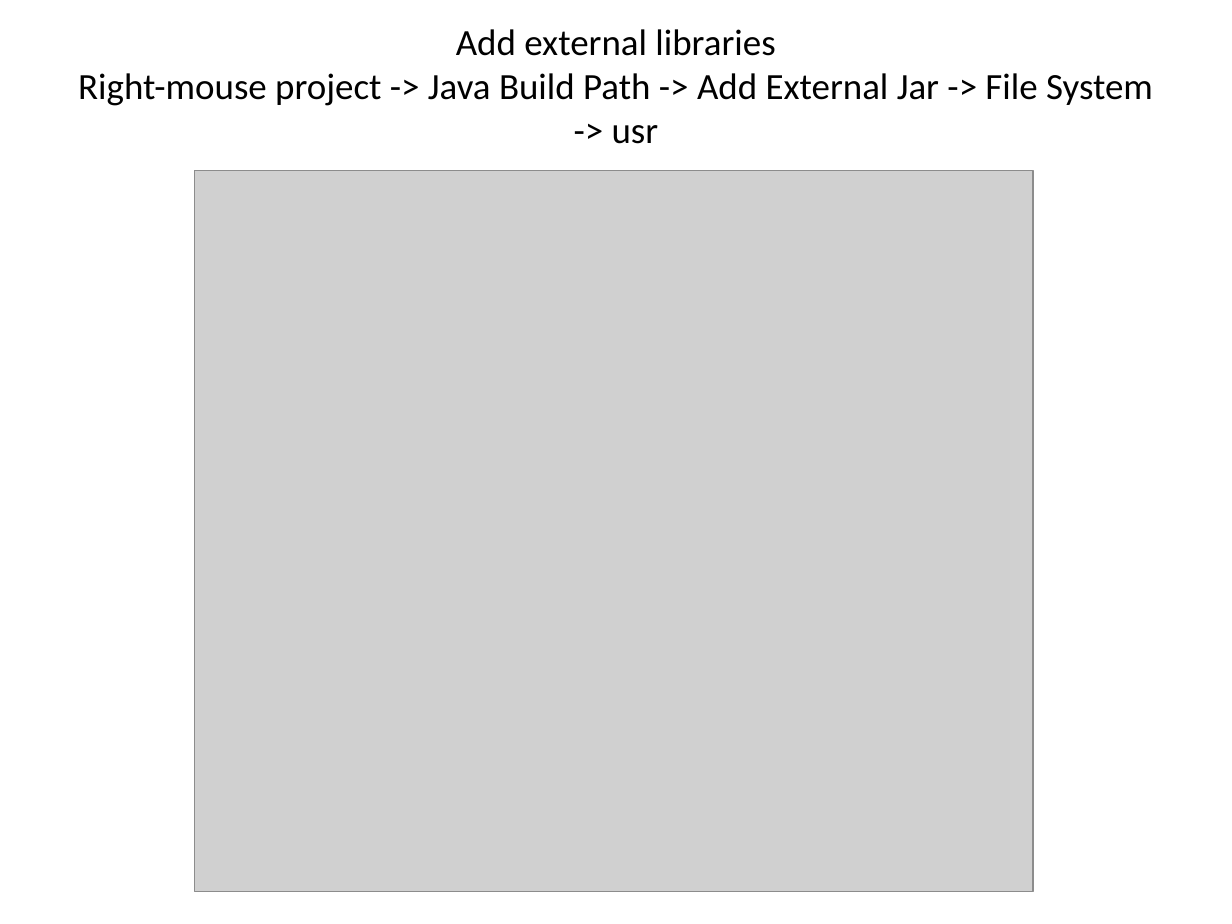
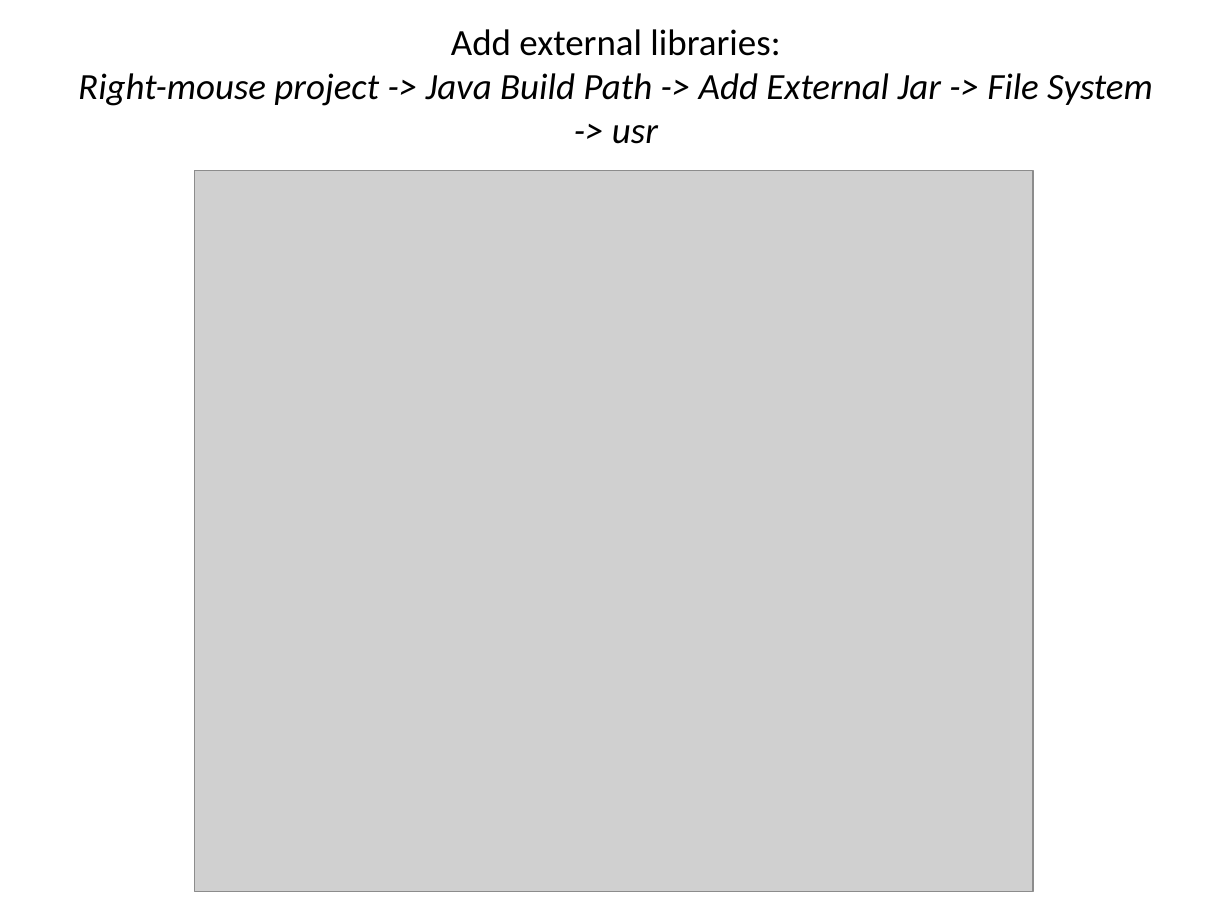
Before and after one commit to jayurbain/HadoopIntro, a slide deck: slide 7 of MapReduce 2.0 YARN.pptx. Drawn at 1232x924 pixels with LibreOffice and Linux fonts; fonts in the diff are those of the drawing; grey boxes stand for pictures. Boxes give left, top, right and bottom in pixels: in the first picture for what was removed or moved away, otherwise in the second. Text is boxed around its words. In the diff, an @@ line names an element or a change of style, - is before the commit and + after.

```diff
--- a/MapReduce 2.0 YARN.pptx
+++ b/MapReduce 2.0 YARN.pptx
@@ title at (78,29,1153,144): text changed; italic on @@
-Add external libraries
-Right-mouse project -> Java Build Path -> Add External Jar -> File System -> usr
+Add external libraries:
+Right-mouse project -> Java Build Path -> Add External Jar -> File System -> usr
```
Also in this commit, not shown: 12 other slides changed.
